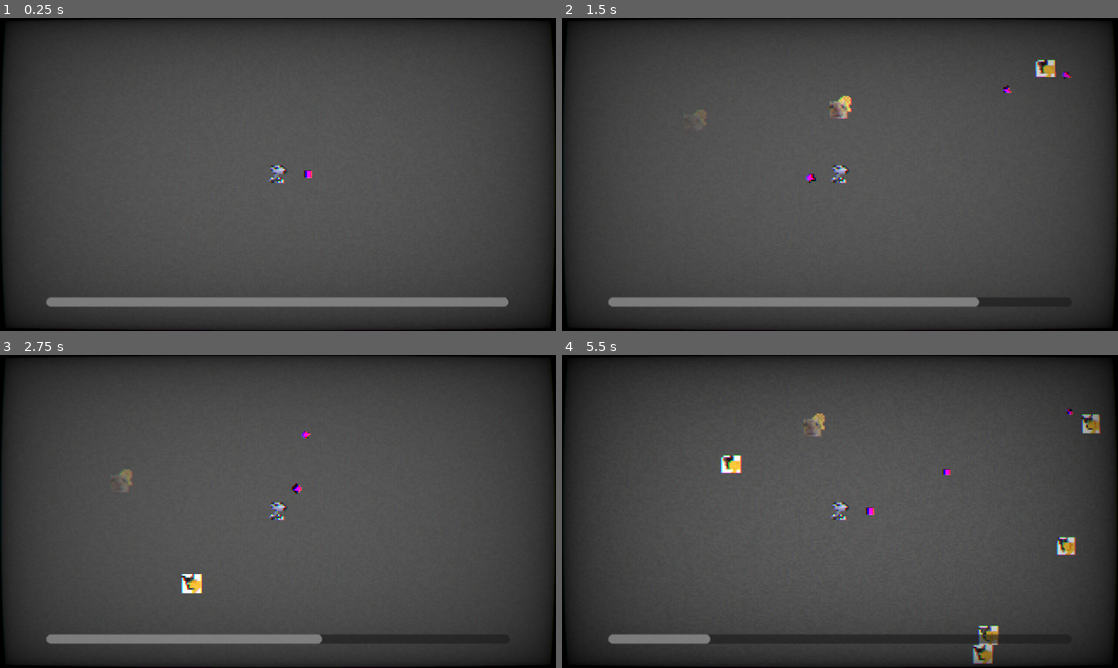
Above: before the commit, frames 1-4 (two rows, left to right).
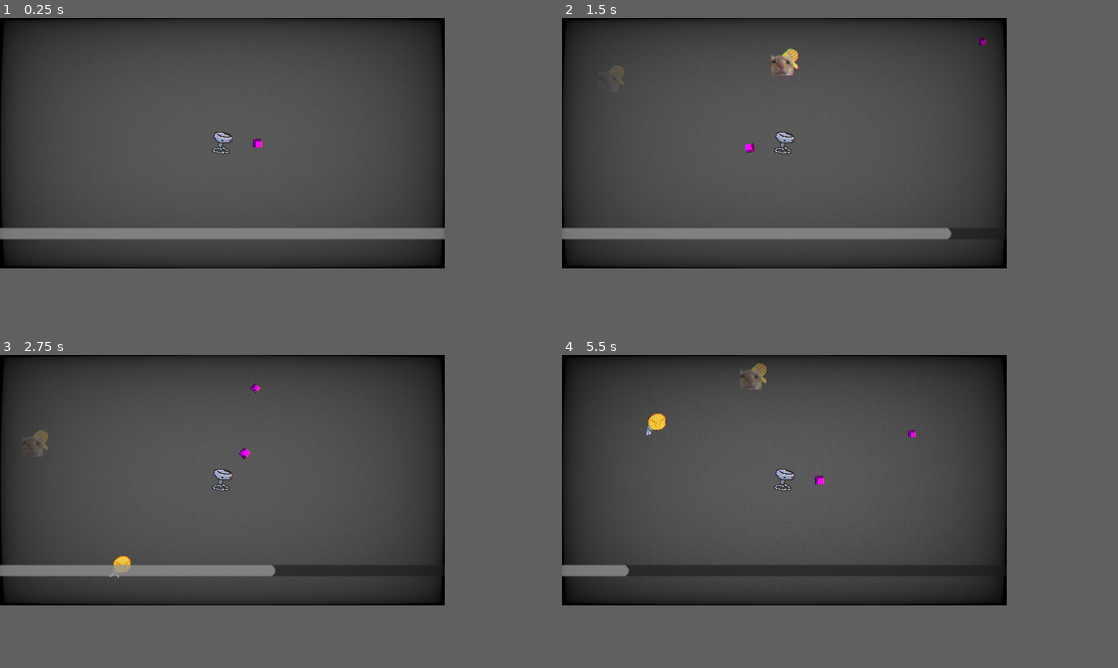
Above: after the commit, the same moments.

Repository: kinghos/GMTK-Game-Jam-2026
Game: Godot game, scene res://scenes/level/level.tscn
The game is run twice, just before and just after one commit, with the same random seed, the same clock (stepped at 60 frames per second) and the same inputs.
Inputs (mouse positions are in pixels of both pictures, inside the frame that each line leads up to):
- Up to frame 1 (0.25 s): no input
- Up to frame 2 (1.5 s): tap Enter at 0.5 s; move the mouse to (962, 158) at 0.52 s; press the mouse at (962, 158) at 0.53 s; hold D (Right) 0.53-1.28 s; move the mouse to (728, 190) at 1.27 s; release the mouse at (728, 190) at 1.28 s; hold S (Down) from 1.28 s (still down); tap Shift (Sprint) at 1.35 s
- Up to frame 3 (2.75 s): move the mouse to (333, 442) at 2.02 s; release S (Down) at 2.03 s; press the mouse at (333, 442) at 2.03 s; hold D (Right) from 2.03 s (still down)
- Up to frame 4 (5.5 s): move the mouse to (812, 574) at 2.77 s; release D (Right) at 2.78 s; release the mouse at (812, 574) at 2.78 s; hold W (Up) 2.78-3.53 s; tap Shift (Sprint) at 2.85, 4.35 s; move the mouse to (1006, 558) at 3.52 s; press the mouse at (1006, 558) at 3.53 s; hold A (Left) 3.53-5.03 s; move the mouse to (673, 464) at 4.27 s; release the mouse at (673, 464) at 4.28 s; move the mouse to (867, 511) at 5.02 s; press the mouse at (867, 511) at 5.03 s; hold S (Down) from 5.03 s (still down)
In our replay, the window is 800x450 before the commit and 640x360 after it. These sizes can differ from the game's own. Grey fills any space a smaller window leaves; there, only what the larger window draws over its background counts as a difference.

The runs differ from the first frame. In frame 1, 45% of the frame differs, in the area x 0-100%, y 0-100%; in frame 2, 46%; in frame 3, 46%; in frame 4, 47%.

Commit message:
refactor + proj settings + enemy sprite

Diff:
--- a/project.godot
+++ b/project.godot
@@ -21,8 +21,8 @@
 
 [display]
 
-window/size/viewport_width=960
-window/size/viewport_height=540
+window/size/viewport_width=640
+window/size/viewport_height=360
 window/size/borderless=true
 window/stretch/mode="viewport"
 window/stretch/aspect="expand"
--- a/scenes/enemies/base_enemy.gd
+++ b/scenes/enemies/base_enemy.gd
@@ -2,6 +2,7 @@
 class_name Enemy
 
 @onready var animation_player: AnimationPlayer = $AnimationPlayer
+@onready var sprite_2d: AnimatedSprite2D = $Sprite2D
 
 var enemy_type
 @export var hp = 0
@@ -11,6 +12,7 @@
 func attack_player():
 	if Globals.player:
 		velocity = global_position.direction_to(Globals.player.global_position) * speed
+		sprite_2d.flip_h = velocity.x > 0
 		move_and_slide()
 
 func _process(delta: float) -> void:
--- a/scenes/enemies/base_enemy.tscn
+++ b/scenes/enemies/base_enemy.tscn
@@ -1,7 +1,6 @@
 [gd_scene format=3 uid="uid://hqm0xru0ae3j"]
 
 [ext_resource type="Script" uid="uid://d3mr5m3v4gl00" path="res://scenes/enemies/base_enemy.gd" id="1_qf3h2"]
-[ext_resource type="Texture2D" uid="uid://c6inrvef0evkt" path="res://catthumbsdown.png" id="1_r5xb8"]
 [ext_resource type="Texture2D" uid="uid://c11w0uks0ab07" path="res://scenes/particles/lightning.png" id="3_lkvl6"]
 
 [sub_resource type="RectangleShape2D" id="RectangleShape2D_k5ghg"]
@@ -115,9 +114,7 @@
 [node name="CollisionShape2D" type="CollisionShape2D" parent="." unique_id=1150660543]
 shape = SubResource("RectangleShape2D_k5ghg")
 
-[node name="Sprite2D" type="Sprite2D" parent="." unique_id=895660491]
-scale = Vector2(0.16, 0.16)
-texture = ExtResource("1_r5xb8")
+[node name="Sprite2D" type="AnimatedSprite2D" parent="." unique_id=162748549]
 
 [node name="CPUParticles2D" type="CPUParticles2D" parent="." unique_id=721897490]
 emitting = false
--- a/scenes/enemies/fodder.tscn
+++ b/scenes/enemies/fodder.tscn
@@ -2,9 +2,178 @@
 
 [ext_resource type="PackedScene" uid="uid://hqm0xru0ae3j" path="res://scenes/enemies/base_enemy.tscn" id="1_2nr0v"]
 [ext_resource type="Script" uid="uid://c8y8ny6agevnm" path="res://scenes/enemies/fodder.gd" id="2_cll0f"]
+[ext_resource type="Texture2D" uid="uid://b76lr6jve3whm" path="res://assets/sprites/lightbulb.png" id="3_fimud"]
+
+[sub_resource type="AtlasTexture" id="AtlasTexture_jraaw"]
+atlas = ExtResource("3_fimud")
+region = Rect2(0, 0, 32, 32)
+
+[sub_resource type="AtlasTexture" id="AtlasTexture_56uar"]
+atlas = ExtResource("3_fimud")
+region = Rect2(32, 0, 32, 32)
+
+[sub_resource type="AtlasTexture" id="AtlasTexture_4fww3"]
+atlas = ExtResource("3_fimud")
+region = Rect2(64, 0, 32, 32)
+
+[sub_resource type="AtlasTexture" id="AtlasTexture_7hpp2"]
+atlas = ExtResource("3_fimud")
+region = Rect2(96, 0, 32, 32)
+
+[sub_resource type="AtlasTexture" id="AtlasTexture_sxnhe"]
+atlas = ExtResource("3_fimud")
+region = Rect2(128, 0, 32, 32)
+
+[sub_resource type="AtlasTexture" id="AtlasTexture_iugps"]
+atlas = ExtResource("3_fimud")
+region = Rect2(160, 0, 32, 32)
+
+[sub_resource type="AtlasTexture" id="AtlasTexture_dpbp0"]
+atlas = ExtResource("3_fimud")
+region = Rect2(192, 0, 32, 32)
+
+[sub_resource type="AtlasTexture" id="AtlasTexture_c75dc"]
+atlas = ExtResource("3_fimud")
+region = Rect2(224, 0, 32, 32)
+
+[sub_resource type="AtlasTexture" id="AtlasTexture_ujro3"]
+atlas = ExtResource("3_fimud")
+region = Rect2(256, 0, 32, 32)
+
+[sub_resource type="AtlasTexture" id="AtlasTexture_ay7wb"]
+atlas = ExtResource("3_fimud")
+region = Rect2(288, 0, 32, 32)
+
+[sub_resource type="AtlasTexture" id="AtlasTexture_00kcx"]
+atlas = ExtResource("3_fimud")
+region = Rect2(320, 0, 32, 32)
+
+[sub_resource type="AtlasTexture" id="AtlasTexture_bufv7"]
+atlas = ExtResource("3_fimud")
+region = Rect2(0, 0, 32, 32)
+
+[sub_resource type="AtlasTexture" id="AtlasTexture_3we6s"]
+atlas = ExtResource("3_fimud")
+region = Rect2(32, 0, 32, 32)
+
+[sub_resource type="AtlasTexture" id="AtlasTexture_2m0in"]
+atlas = ExtResource("3_fimud")
+region = Rect2(64, 0, 32, 32)
+
+[sub_resource type="AtlasTexture" id="AtlasTexture_e1q08"]
+atlas = ExtResource("3_fimud")
+region = Rect2(96, 0, 32, 32)
+
+[sub_resource type="AtlasTexture" id="AtlasTexture_8dbjp"]
+atlas = ExtResource("3_fimud")
+region = Rect2(128, 0, 32, 32)
+
+[sub_resource type="AtlasTexture" id="AtlasTexture_lt27w"]
+atlas = ExtResource("3_fimud")
+region = Rect2(160, 0, 32, 32)
+
+[sub_resource type="AtlasTexture" id="AtlasTexture_5terp"]
+atlas = ExtResource("3_fimud")
+region = Rect2(192, 0, 32, 32)
+
+[sub_resource type="AtlasTexture" id="AtlasTexture_dmf7i"]
+atlas = ExtResource("3_fimud")
+region = Rect2(224, 0, 32, 32)
+
+[sub_resource type="AtlasTexture" id="AtlasTexture_c8lp5"]
+atlas = ExtResource("3_fimud")
+region = Rect2(256, 0, 32, 32)
+
+[sub_resource type="AtlasTexture" id="AtlasTexture_pahg8"]
+atlas = ExtResource("3_fimud")
+region = Rect2(288, 0, 32, 32)
+
+[sub_resource type="AtlasTexture" id="AtlasTexture_petua"]
+atlas = ExtResource("3_fimud")
+region = Rect2(320, 0, 32, 32)
+
+[sub_resource type="SpriteFrames" id="SpriteFrames_qf3h2"]
+animations = [{
+"frames": [{
+"duration": 1.0,
+"texture": SubResource("AtlasTexture_jraaw")
+}, {
+"duration": 1.0,
+"texture": SubResource("AtlasTexture_56uar")
+}, {
+"duration": 1.0,
+"texture": SubResource("AtlasTexture_4fww3")
+}, {
+"duration": 1.0,
+"texture": SubResource("AtlasTexture_7hpp2")
+}, {
+"duration": 1.0,
+"texture": SubResource("AtlasTexture_sxnhe")
+}, {
+"duration": 1.0,
+"texture": SubResource("AtlasTexture_iugps")
+}, {
+"duration": 1.0,
+"texture": SubResource("AtlasTexture_dpbp0")
+}, {
+"duration": 1.0,
+"texture": SubResource("AtlasTexture_c75dc")
+}, {
+"duration": 1.0,
+"texture": SubResource("AtlasTexture_ujro3")
+}, {
+"duration": 1.0,
+"texture": SubResource("AtlasTexture_ay7wb")
+}, {
+"duration": 1.0,
+"texture": SubResource("AtlasTexture_00kcx")
+}, {
+"duration": 1.0,
+"texture": SubResource("AtlasTexture_bufv7")
+}, {
+"duration": 1.0,
+"texture": SubResource("AtlasTexture_3we6s")
+}, {
+"duration": 1.0,
+"texture": SubResource("AtlasTexture_2m0in")
+}, {
+"duration": 1.0,
+"texture": SubResource("AtlasTexture_e1q08")
+}, {
+"duration": 1.0,
+"texture": SubResource("AtlasTexture_8dbjp")
+}, {
+"duration": 1.0,
+"texture": SubResource("AtlasTexture_lt27w")
+}, {
+"duration": 1.0,
+"texture": SubResource("AtlasTexture_5terp")
+}, {
+"duration": 1.0,
+"texture": SubResource("AtlasTexture_dmf7i")
+}, {
+"duration": 1.0,
+"texture": SubResource("AtlasTexture_c8lp5")
+}, {
+"duration": 1.0,
+"texture": SubResource("AtlasTexture_pahg8")
+}, {
+"duration": 1.0,
+"texture": SubResource("AtlasTexture_petua")
+}],
+"loop": 1,
+"name": &"run",
+"speed": 12.0
+}]
 
 [node name="BaseEnemy" unique_id=1193687902 instance=ExtResource("1_2nr0v")]
 script = ExtResource("2_cll0f")
 hp = 10
 damage = 2
 speed = 100
+
+[node name="Sprite2D" parent="." index="1" unique_id=162748549]
+sprite_frames = SubResource("SpriteFrames_qf3h2")
+animation = &"run"
+autoplay = "run"
+frame_progress = 0.38826203
--- a/scenes/hud/hud.tscn
+++ b/scenes/hud/hud.tscn
@@ -5,7 +5,7 @@
 
 [sub_resource type="ShaderMaterial" id="ShaderMaterial_c45xl"]
 shader = ExtResource("1_cgeww")
-shader_parameter/resolution = Vector2(320, 180)
+shader_parameter/resolution = Vector2(640, 360)
 shader_parameter/scan_line_amount = 0.0
 shader_parameter/warp_amount = 0.1
 shader_parameter/noise_amount = 0.03
--- a/scenes/player/player.tscn
+++ b/scenes/player/player.tscn
@@ -1,7 +1,7 @@
 [gd_scene format=3 uid="uid://b87hq2kmyp5ee"]
 
 [ext_resource type="Script" uid="uid://cd7i3gsqewy38" path="res://scenes/player/player.gd" id="1_g2els"]
-[ext_resource type="Texture2D" uid="uid://kujom1wreabj" path="res://assets/Sprite_mc_final.png" id="2_gmlin"]
+[ext_resource type="Texture2D" uid="uid://kujom1wreabj" path="res://assets/sprites/player.png" id="2_gmlin"]
 [ext_resource type="Script" uid="uid://1q3m5v74w1gk" path="res://scenes/player/gun.gd" id="3_gmlin"]
 
 [sub_resource type="RectangleShape2D" id="RectangleShape2D_dqkch"]
Binary file added: assets/sprites/lightbulb.png
Not shown, changed: assets/sprites/lightbulb.png.import
Renamed: assets/Sprite_mc_final.png -> assets/sprites/player.png
Not shown, added: assets/sprites/player.png.import
